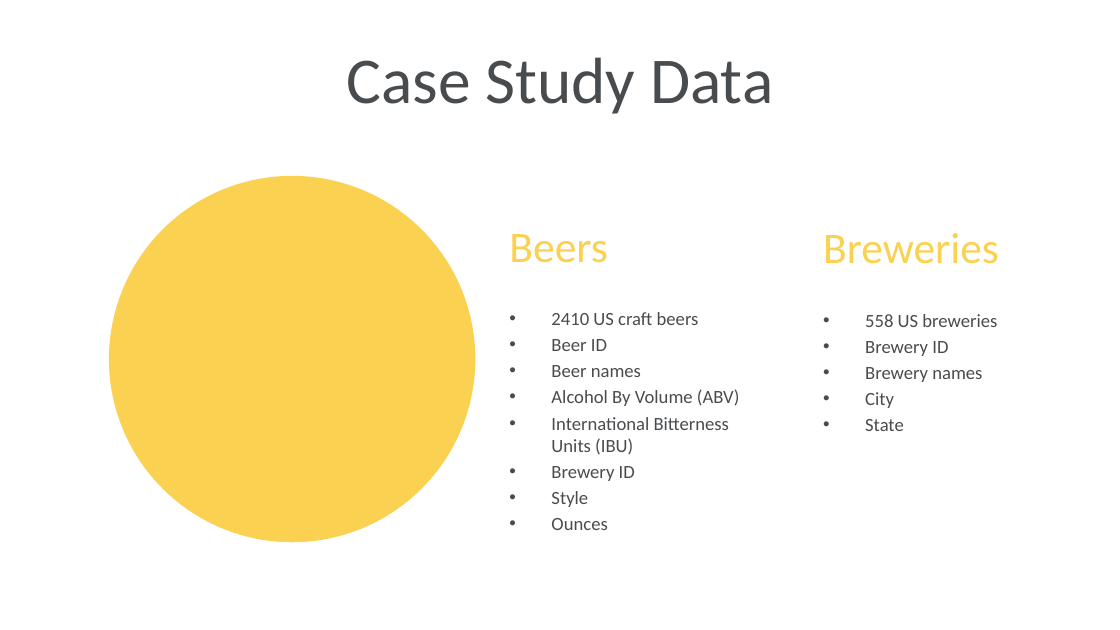
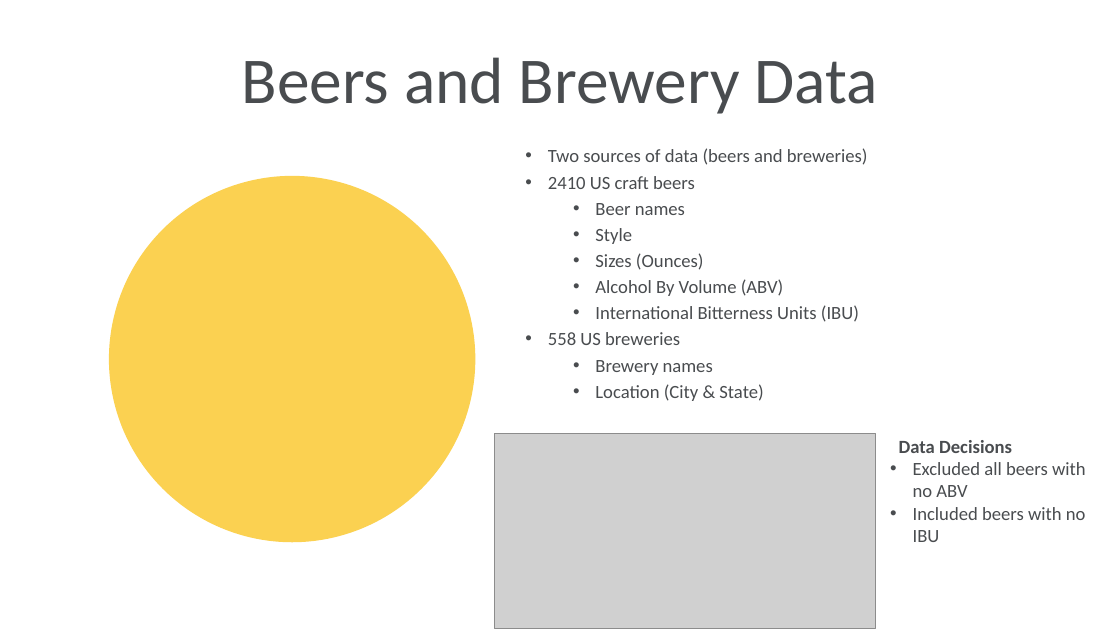
Before and after one commit to tschwebke/DDS6306-Group-Project-1, a slide deck: slide 3 of DS6306 Group Project 1 v2.pptx. Drawn at 1120x630 pixels with LibreOffice and Linux fonts; fonts in the diff are those of the drawing; grey boxes stand for pictures; background and template pictures are left out. Boxes give left, top, right and bottom in pixels: in the first picture for what was removed or moved away, otherwise in the second. Text is boxed around its words. In the diff, an @@ line names an element or a change of style, - is before the commit and + after.

Commit message:
v2 PPT updates made

```diff
--- a/DS6306 Group Project 1 v2.pptx
+++ b/DS6306 Group Project 1 v2.pptx
@@ title at [242, 57, 878, 114]: text changed @@
-Case Study Data
+Beers and Brewery Data
@@ text "Two sources of data (beers ...": place and size @@
-text "Two sources of data (beers ..." at [551, 312, 740, 530]
+text "Two sources of data (beers ..." at [548, 148, 868, 375]
@@ text at [548, 148, 868, 165]: paragraph added @@
+• Two sources of data (beers and breweries)
@@ text at [548, 176, 859, 322]: indent changed; list level 1 to 2 in "Beer names"; list level 1 to 2 in "Alcohol By Volume (ABV)"; list level 1 to 2 in "International Bitterness Units (IBU)" @@
@@ text removed at [509, 234, 607, 263] @@
-Beers
@@ text at [595, 228, 704, 270]: paragraphs added @@
+  • Style
+  • Sizes (Ounces)
@@ text removed at [823, 233, 999, 264] @@
-Breweries
@@ text removed at [865, 314, 997, 431] @@
-• 558 US breweries
-• Brewery ID
-• Brewery names
-• City
-• State
@@ text at [548, 332, 713, 375]: text changed @@
-• Brewery ID
-• Style
-• Ounces
+• 558 US breweries
+  • Brewery names
+  • Location (City & State)
@@ text at [551, 339, 607, 351]: paragraph removed @@
-• Beer ID
@@ picture added at [495, 433, 876, 629] @@
@@ text added at [899, 440, 1086, 542], 12 pt, text #494C4F @@
+Data Decisions
+• Excluded all beers with no ABV
+• Included beers with no IBU
```
Also in this commit, not shown: 5 other slides changed, 3 slides added, 5 slides removed, 8 other files.
